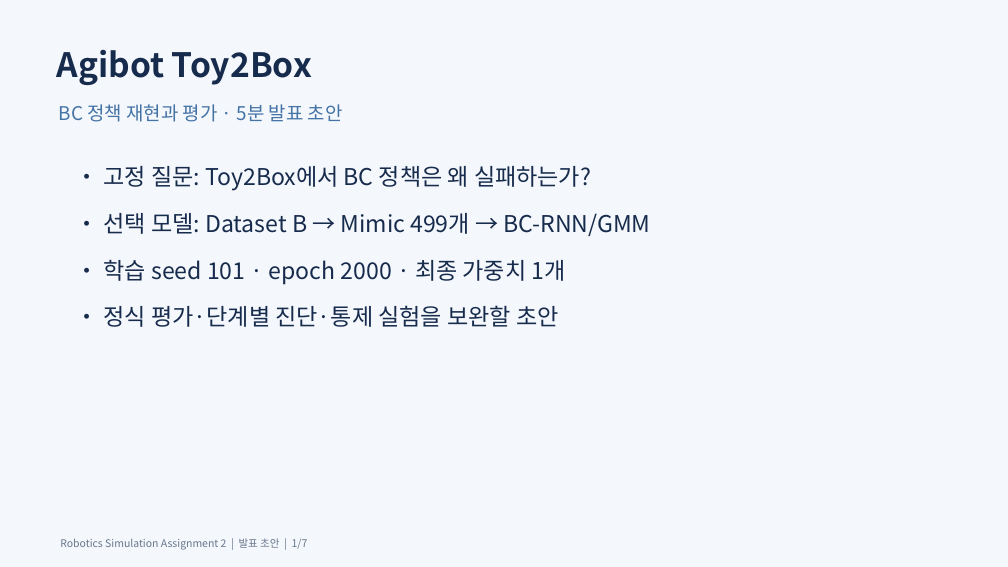
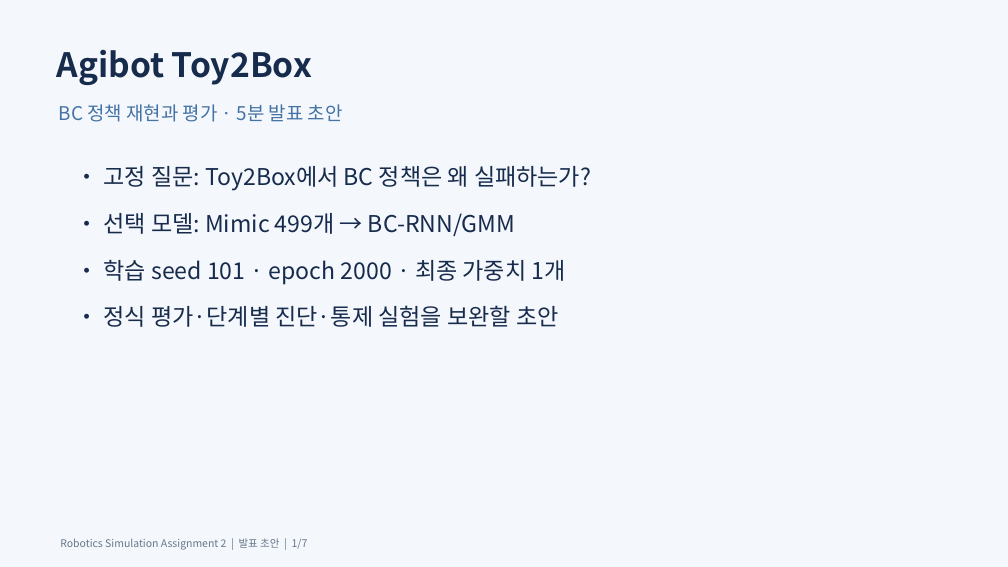
Before and after one commit to Kim-KiSuk/Robotics-Simulation-Assignmnet2, a slide deck: slide 1 of submission/toy2box_presentation_draft.pptx. Drawn at 1008x567 pixels with LibreOffice and Linux fonts; fonts in the diff are those of the drawing. Boxes give left, top, right and bottom in pixels: in the first picture for what was removed or moved away, otherwise in the second. Text is boxed around its words. In the diff, an @@ line names an element or a change of style, - is before the commit and + after.

Commit message:
Remove unused dataset labels and document-source references from submission materials

```diff
--- a/submission/toy2box_presentation_draft.pptx
+++ b/submission/toy2box_presentation_draft.pptx
@@ text at <box>104,213,515,236</box>: text changed @@
-• 선택 모델: Dataset B → Mimic 499개 → BC-RNN/GMM
+• 선택 모델: Mimic 499개 → BC-RNN/GMM
```
Also in this commit, not shown: 3 other slides changed, 18 other files.
